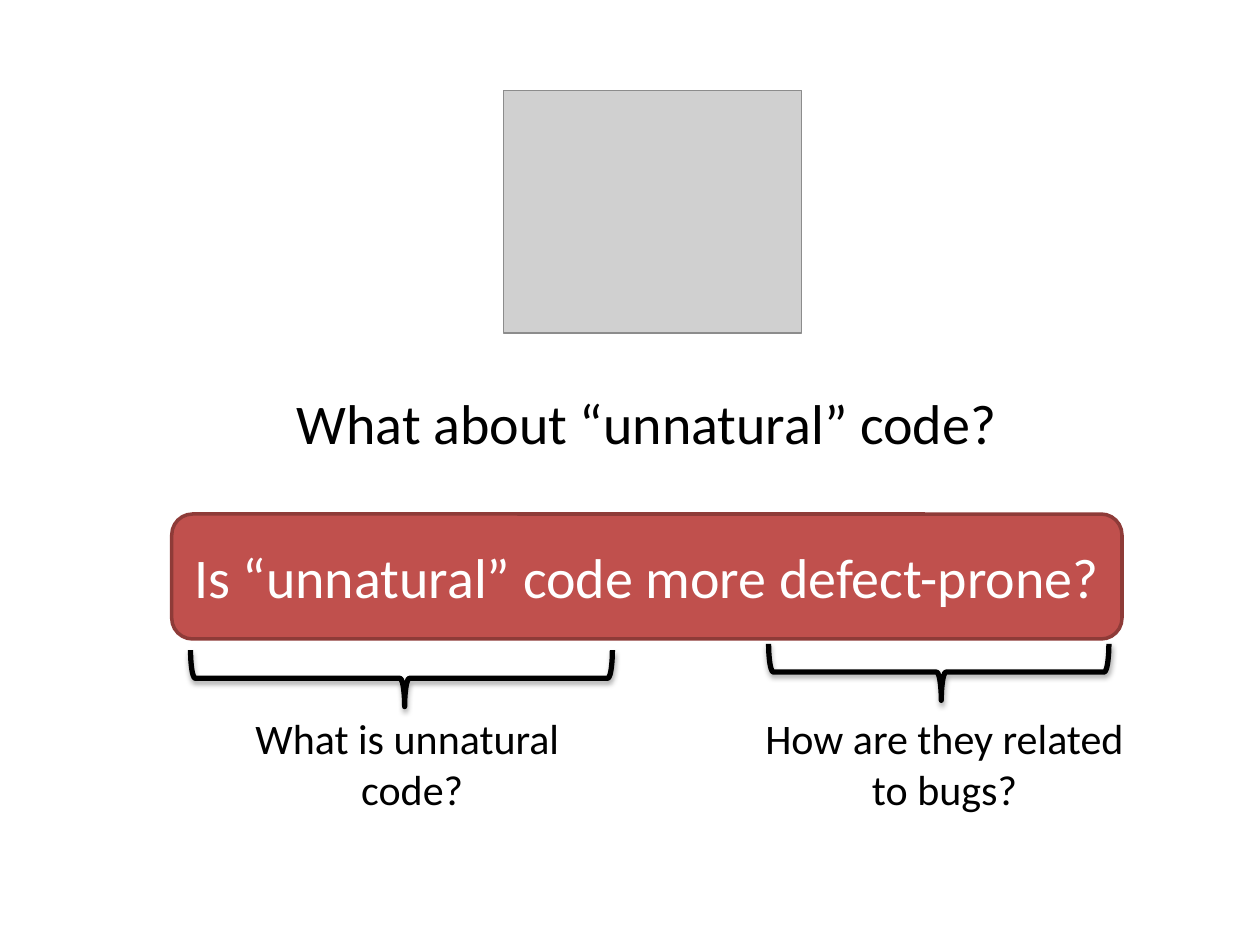
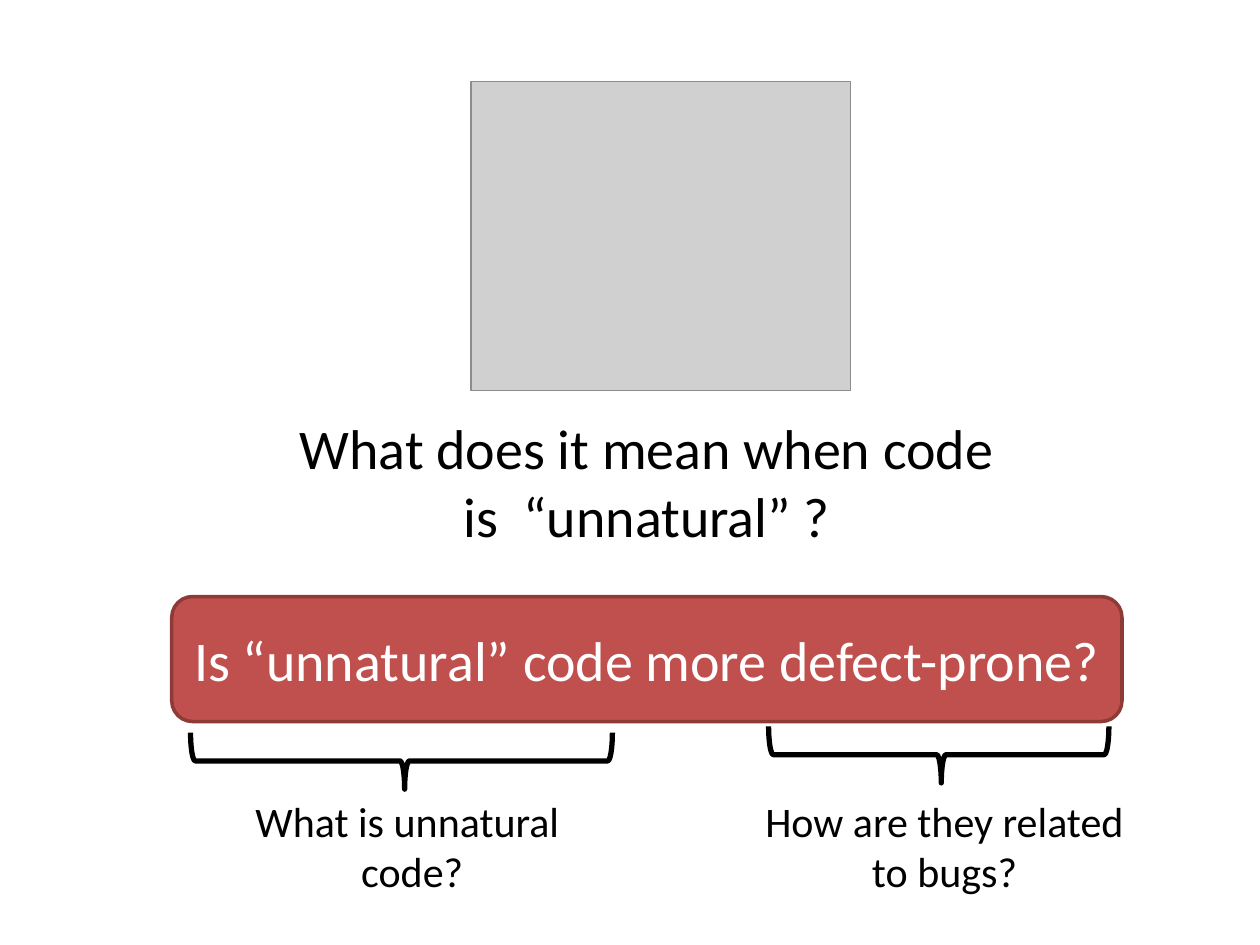
Before and after one commit to baishakhir/baishakhir.github.io, a slide deck: slide 5 of uploads/icse16-naturalness.pptx (slide 3 before the commit). Drawn at 1260x945 pixels with LibreOffice and Linux fonts; fonts in the diff are those of the drawing; grey boxes stand for pictures. Boxes give left, top, right and bottom in pixels: in the first picture for what was removed or moved away, otherwise in the second. Text is boxed around its words. In the diff, an @@ line names an element or a change of style, - is before the commit and + after.

```diff
--- a/uploads/icse16-naturalness.pptx
+++ b/uploads/icse16-naturalness.pptx
@@ picture: place and size @@
-picture at box(504, 91, 801, 334)
+picture at box(471, 82, 850, 391)
@@ text at box(300, 430, 993, 538): text changed @@
-What about “unnatural” code?
+What does it mean when code is “unnatural” ?
@@ 2 texts, 1 rounded rectangle, 1 left brace: place and size @@
-2 texts, 1 rounded rectangle, 1 left brace at box(171, 514, 1124, 813)
+2 texts, 1 rounded rectangle, 1 left brace at box(171, 596, 1124, 895)
@@ left brace at box(190, 732, 612, 789): shadow off @@
@@ left brace at box(769, 726, 1109, 783): shadow off @@
@@ left brace: place and size @@
-left brace at box(769, 643, 1109, 700)
+left brace at box(769, 726, 1109, 783)
```
Also in this commit, not shown: 26 other slides changed, 7 slides added, 1 slide removed.
